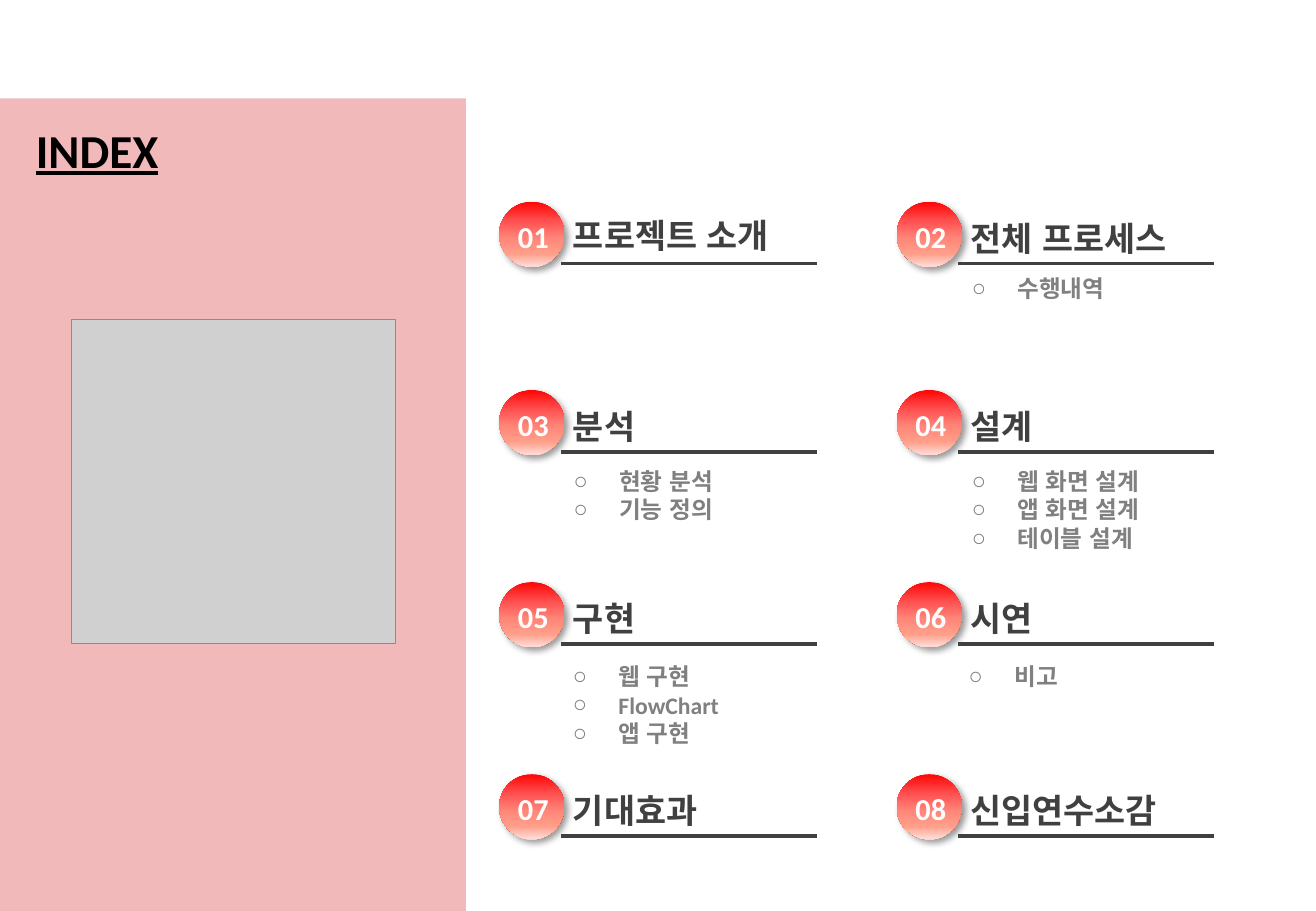
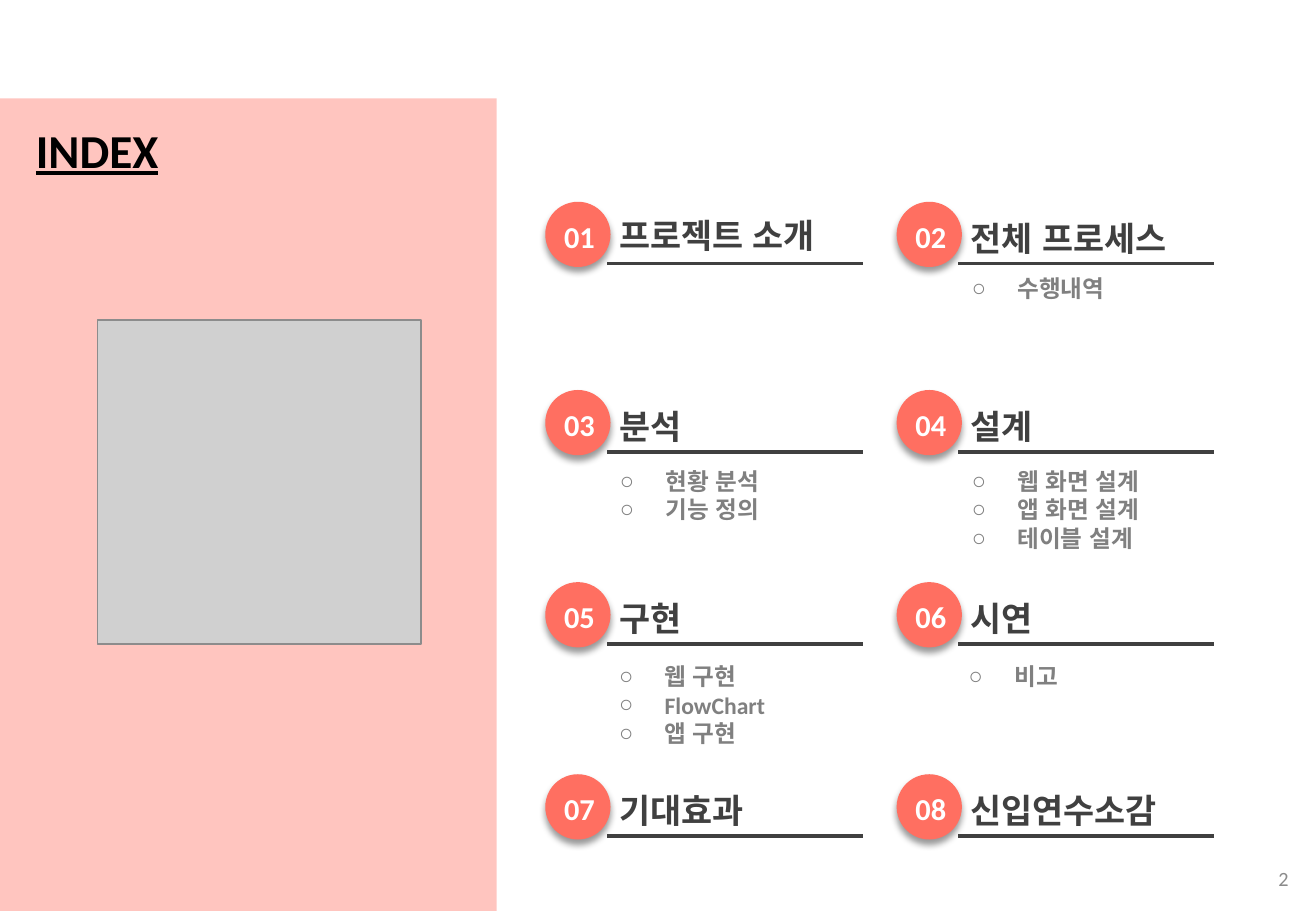
Before and after one commit to 201324549/BeaconProject, a slide deck: slide 2 of ShuttleBusFinalPresentation(v1.1)_ing.pptx. Drawn at 1316x911 pixels with LibreOffice and Linux fonts; fonts in the diff are those of the drawing; grey boxes stand for pictures; background and template pictures are left out. Boxes give left, top, right and bottom in pixels: in the first picture for what was removed or moved away, otherwise in the second. Text is boxed around its words. In the diff, an @@ line names an element or a change of style, - is before the commit and + after.

```diff
--- a/ShuttleBusFinalPresentation(v1.1)_ing.pptx
+++ b/ShuttleBusFinalPresentation(v1.1)_ing.pptx
@@ rectangle: place and size @@
-rectangle at [0,98,467,911]
+rectangle at [0,98,497,911]
@@ rectangle at [0,98,497,911]: fill #D71921 at 30% opacity to #FF6F61 at 40% opacity @@
@@ picture: place and size @@
-picture at [72,320,396,644]
+picture at [97,321,422,645]
@@ 10 texts, 4 lines, 4 ellipses: place and size @@
-10 texts, 4 lines, 4 ellipses at [499,202,817,840]
+10 texts, 4 lines, 4 ellipses at [546,202,863,840]
@@ fill gradient #FF0505 to #FF5353 to #FF8679 to #FF9F89 to #FFD9D5 to #FF6F61; shadow changed in 8 elements at [897,202,962,267], [897,390,962,456], [897,582,962,648], [897,774,962,840], [546,202,611,267], [546,390,611,456], [546,582,611,648], [546,774,611,840] @@
@@ page number added at [1278,873,1288,886], 12 pt, text #8C8C8C @@
+2
```
Also in this commit, not shown: 20 other slides changed, 4 slides added, 1 slide removed.
